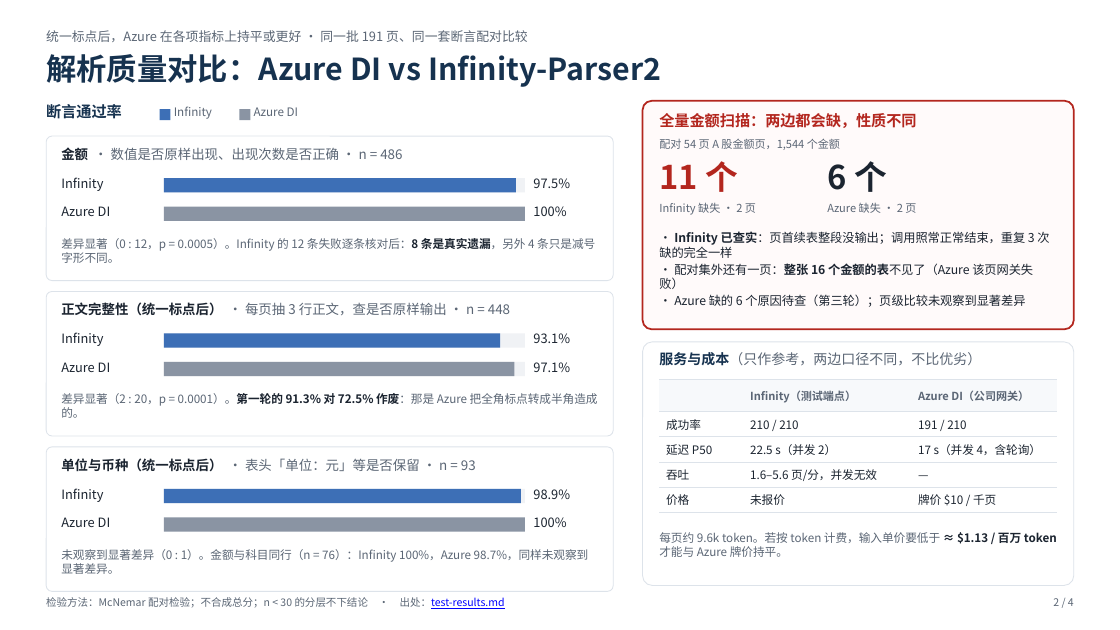
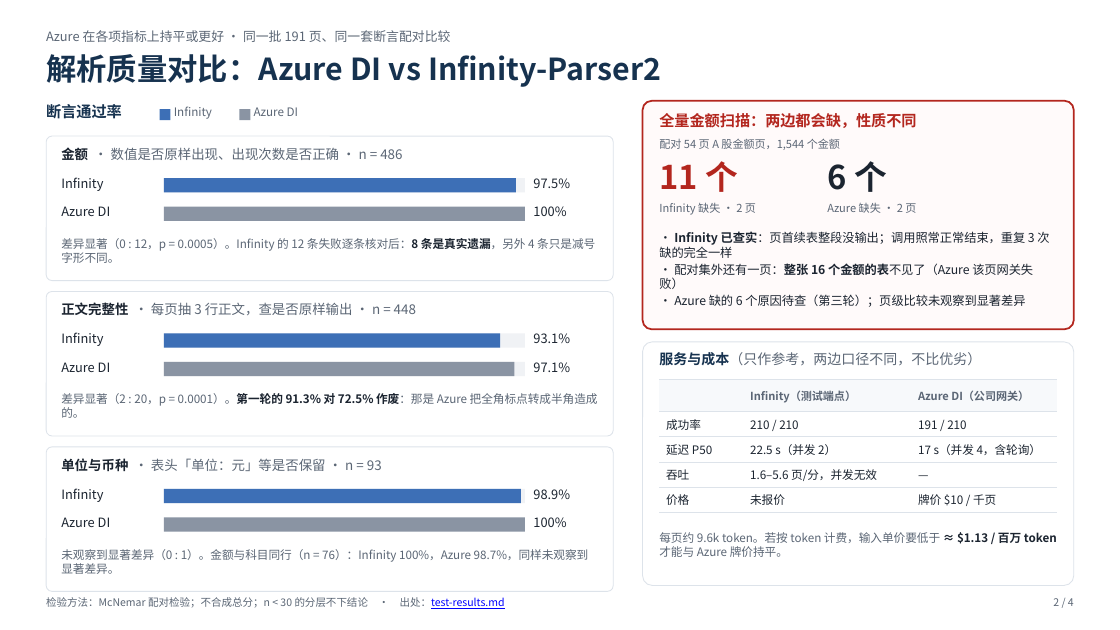
Before and after one commit to gejun2008/doc-parser-eval, a slide deck: slide 2 of docs/briefing-deck.pptx. Drawn at 1120x630 pixels with LibreOffice and Linux fonts; fonts in the diff are those of the drawing. Boxes give left, top, right and bottom in pixels: in the first picture for what was removed or moved away, otherwise in the second. Text is boxed around its words. In the diff, an @@ line names an element or a change of style, - is before the commit and + after.

```diff
--- a/docs/briefing-deck.pptx
+++ b/docs/briefing-deck.pptx
@@ text at <box>46,30,451,42</box>: text changed @@
-统一标点后，Azure 在各项指标上持平或更好 · 同一批 191 页、同一套断言配对比较
+Azure 在各项指标上持平或更好 · 同一批 191 页、同一套断言配对比较
@@ text at <box>61,302,416,315</box>: text changed @@
-正文完整性（统一标点后） · 每页抽 3 行正文，查是否原样输出 · n = 448
+正文完整性 · 每页抽 3 行正文，查是否原样输出 · n = 448
@@ text at <box>61,458,382,472</box>: text changed @@
-单位与币种（统一标点后） · 表头「单位：元」等是否保留 · n = 93
+单位与币种 · 表头「单位：元」等是否保留 · n = 93
```
Also in this commit, not shown: 1 other slide changed, 2 other files.
